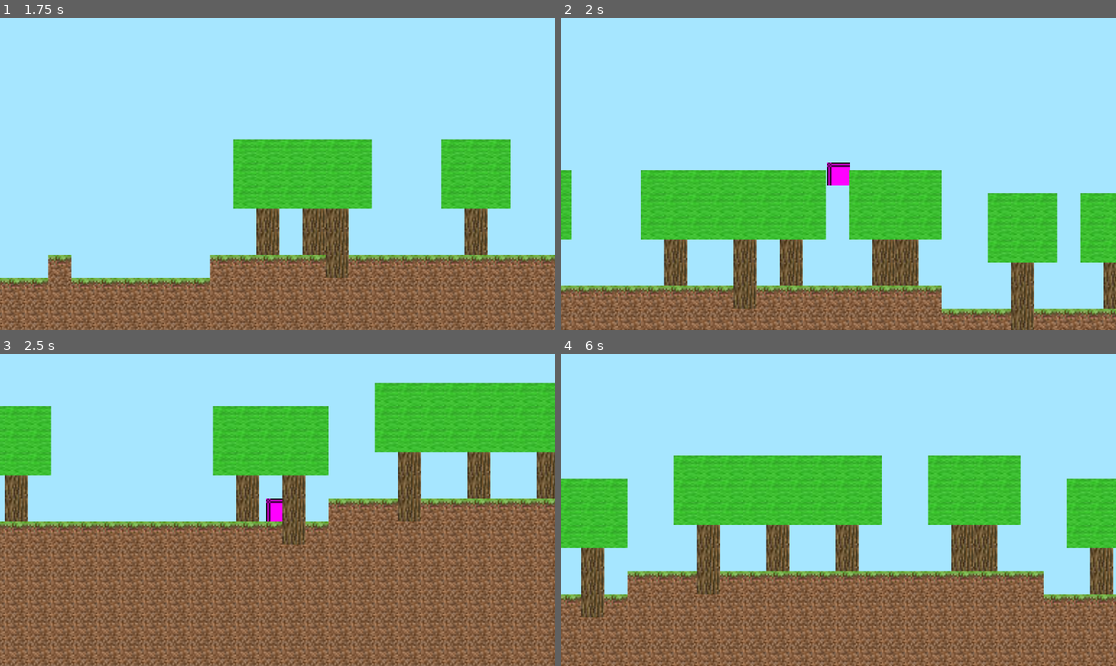
Above: before the commit, frames 1-4 (two rows, left to right).
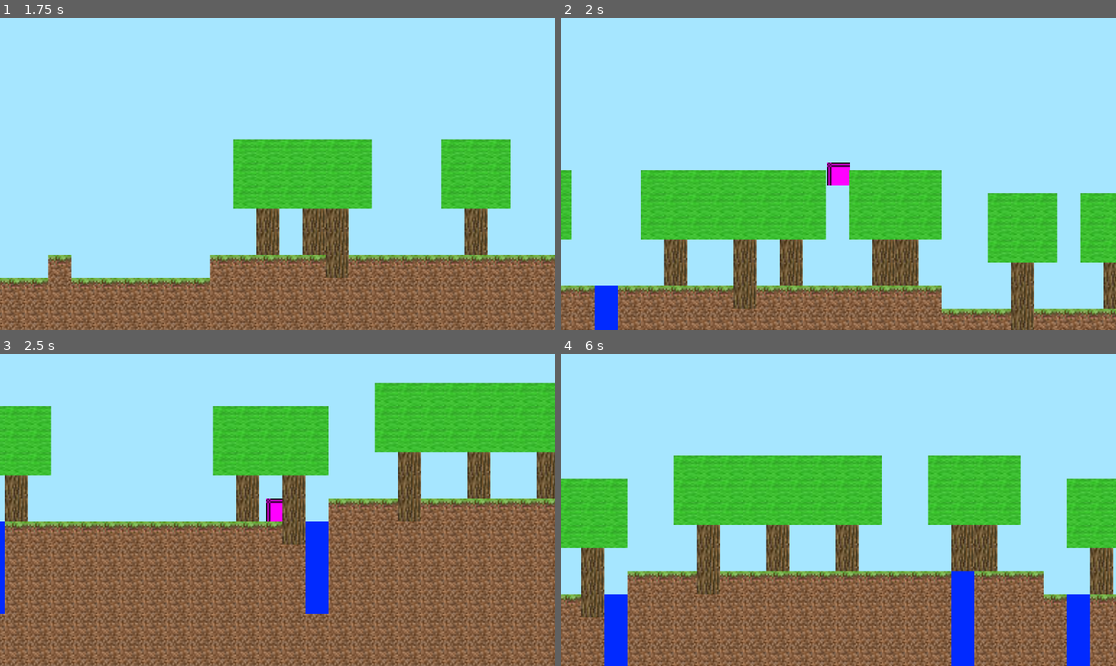
Above: after the commit, the same moments.

Repository: valenh5/Godot---Generacion-Procedural
Game: Godot game, scene res://escenas/menu.tscn
Same seed, same stepped clock (60 frames per second), same inputs: the game is played once before the commit and once after it.
Inputs:
- Up to frame 1 (1.75 s): click "Jugar" at 0.5 s; tap Enter at 1.25 s; hold Right (ui_right) from 1.28 s (still down); tap Up (ui_up) at 1.52 s
- Up to frame 2 (2 s): keep holding Right (ui_right)
- Up to frame 3 (2.5 s): keep holding Right (ui_right); tap Up (ui_up) at 2.27 s
- Up to frame 4 (6 s): release Right (ui_right) at 2.78 s; hold Left (ui_left) 2.78-3.53 s; hold Right (ui_right) 3.53-5.03 s; tap Up (ui_up) at 3.77, 4.52, 5.27 s; hold Left (ui_left) 5.03-5.78 s; hold Right (ui_right) from 5.78 s (still down)

Frame 1 is identical in both runs. In frame 2, 0.6% of the frame differs, in the area x 6-11%, y 85-100%; in frame 3, 1.5%; in frame 4, 3.2%, in the area x 7-96%, y 69-100%.

Commit message:
Add files via upload
Agua

Diff:
--- a/escenas/Chunks/Chunk.gd
+++ b/escenas/Chunks/Chunk.gd
@@ -12,14 +12,17 @@
 var piso := Piso.new()
 var arboles := Arboles.new()
 var montanias := Montanias.new()
+var agua := Agua.new()
 
 func _ready():
 	noise = noiseTexture.noise
 
 	piso.setup(tilemap, noise)
 	arboles.setup(tilemap, noise)
+	agua.setup(tilemap, noise)
 	montanias.setup(tilemap, noise, mountain_noise)
 
 	piso.generar(chunk_pos, chunk_size)
 	arboles.generar(chunk_pos, chunk_size)
 	montanias.generar(chunk_pos, chunk_size)
+	agua.generar(chunk_pos, chunk_size)
--- /dev/null
+++ b/escenas/Generadores/Agua.gd
@@ -0,0 +1,38 @@
+extends Object
+class_name Agua
+
+var tilemap : TileMapLayer
+var noise : FastNoiseLite
+
+const AGUA_TILE = Vector2i(14, 0)
+const PROFUNDIDAD_MAX = 5
+
+func setup(tmap, n):
+	tilemap = tmap
+	noise = n
+
+func generar(chunk_pos: Vector2i, chunk_size: int):
+	var agua_rango = obtener_rango(Global.agua)
+	var spacing = randi_range(agua_rango.x, agua_rango.y)
+	var offset = randi_range(0, spacing - 1)
+	var start_x = chunk_pos.x * chunk_size
+
+	for x in range(start_x, start_x + chunk_size):
+		var altura_terreno = int(5 + noise.get_noise_2d(x, 0) * 5)
+		var nivel_agua = 8  # Altura base del agua
+
+		if abs(x) > 10 and x % spacing == offset and altura_terreno < nivel_agua:
+			var profundidad = nivel_agua - altura_terreno
+			profundidad = clamp(profundidad, 1, PROFUNDIDAD_MAX)
+			colocar_agua(x, altura_terreno, profundidad)
+
+func colocar_agua(x: int, desde_y: int, profundidad: int):
+	for i in range(profundidad):
+		tilemap.set_cell(Vector2i(x, desde_y + i), 0, AGUA_TILE)
+
+func obtener_rango(valor: int) -> Vector2i:
+	match valor:
+		3: return Vector2i(3, 6)
+		2: return Vector2i(6, 12)
+		1: return Vector2i(12, 20)
+		_: return Vector2i(8, 15)
--- a/project.godot
+++ b/project.godot
@@ -12,7 +12,7 @@
 
 config/name="minecraft"
 run/main_scene="res://escenas/menu.tscn"
-config/features=PackedStringArray("4.3", "Mobile")
+config/features=PackedStringArray("4.4", "Mobile")
 
 [autoload]
 
@@ -20,5 +20,6 @@
 
 [rendering]
 
-renderer/rendering_method="mobile"
+renderer/rendering_method="gl_compatibility"
+renderer/rendering_method.mobile="gl_compatibility"
 environment/defaults/default_clear_color=Color(0.651217, 0.90023, 0.998249, 1)
--- a/scripts/Global.gd
+++ b/scripts/Global.gd
@@ -2,3 +2,4 @@
 
 var montania : int = 1
 var arbol : int = 1
+var agua : int = 1
Not shown, added: escenas/Chunks/Chunk.gd.uid
Not shown: 1 places in escenas/Chunks/Chunk.tscn that only renumber resources
Not shown, added: escenas/Generadores/Agua.gd.uid
Not shown, added: escenas/Generadores/Arboles.gd.uid
Not shown, added: escenas/Generadores/Montanias.gd.uid
Not shown, added: escenas/Generadores/Piso.gd.uid
Not shown, added: escenas/World/World.gd.uid
Not shown: 1 places in escenas/World/world.tscn that only renumber resources
Not shown: 1 places in escenas/configuracion.tscn that only renumber resources
Not shown: 1 places in escenas/menu.tscn that only renumber resources
Not shown: 1 places in escenas/world.tscn that only renumber resources
Not shown: 1 places in objetos/player.tscn that only renumber resources
(and 5 more such lines)
